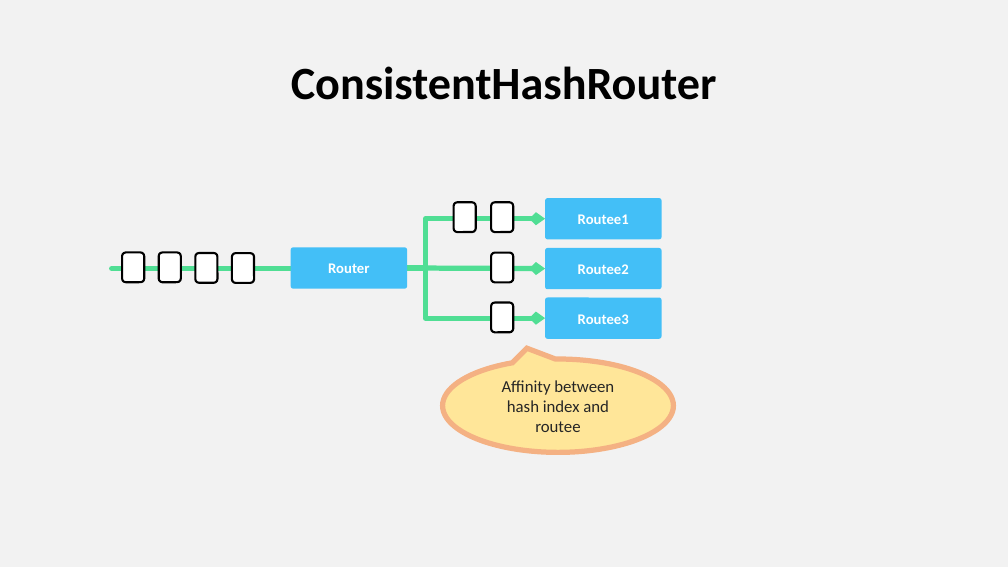
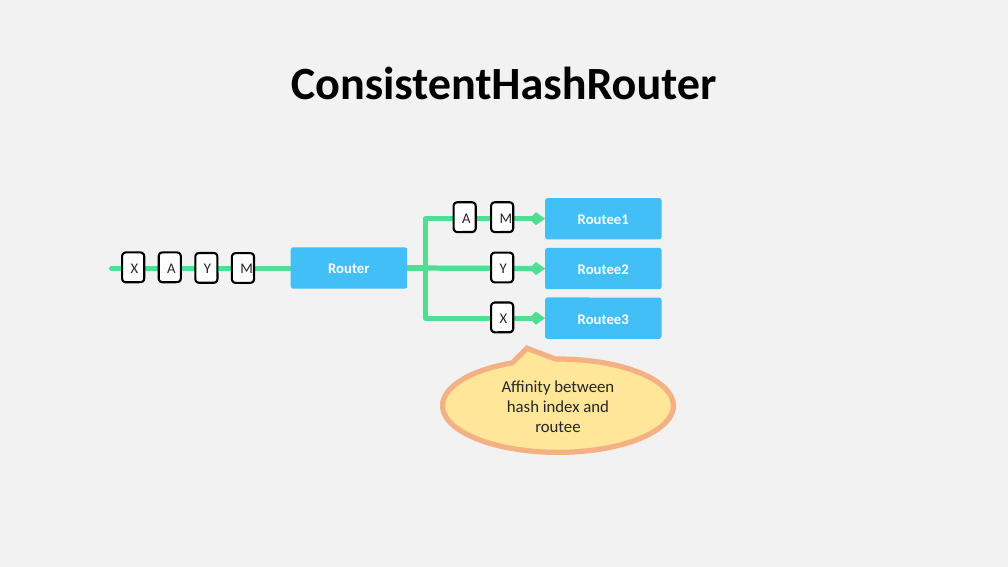
Before and after one commit to asynkron/website, a slide deck: slide 20 of media/logo.pptx. Drawn at 1008x567 pixels with LibreOffice and Linux fonts; fonts in the diff are those of the drawing. Boxes give left, top, right and bottom in pixels: in the first picture for what was removed or moved away, otherwise in the second. Text is boxed around its words. In the diff, an @@ line names an element or a change of style, - is before the commit and + after.

```diff
--- a/media/logo.pptx
+++ b/media/logo.pptx
@@ rounded rectangle "M" at [492,203,513,232]: text colour #FFFFFF to #262626 @@
@@ text in rounded rectangle at [462,213,470,223]: text added @@
+A
@@ text in rounded rectangle at [131,263,139,273]: text added @@
+X
@@ text in rounded rectangle at [167,263,175,273]: text added @@
+A
@@ text in rounded rectangle at [204,263,211,273]: text added @@
+Y
@@ rounded rectangle "M" at [232,253,254,283]: text colour #FFFFFF to #262626 @@
@@ text in rounded rectangle at [500,263,507,273]: text added @@
+Y
@@ text in rounded rectangle at [500,313,508,323]: text added @@
+X
```
Also in this commit, not shown: 2 other slides changed.
